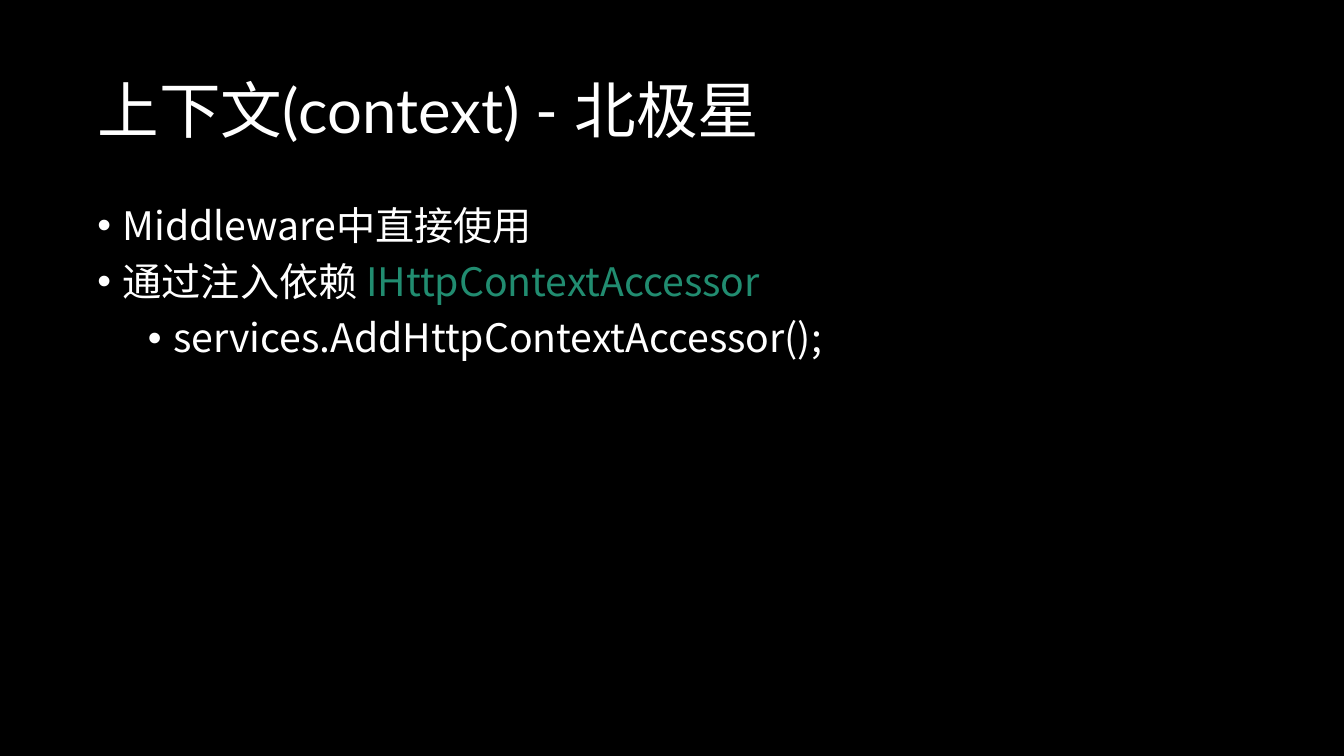
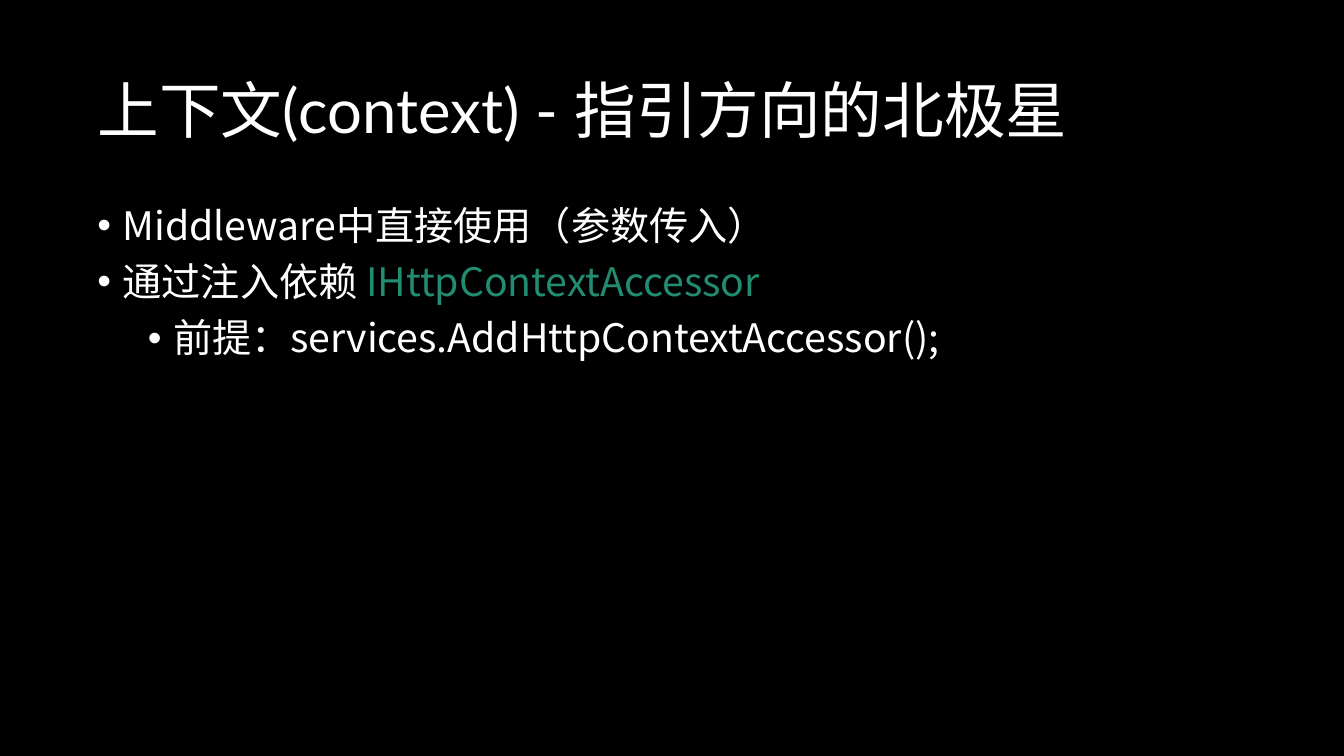
Before and after one commit to winkingzhang/aspnetcorelifecycle, a slide deck: slide 15 of 生命周期指北.pptx. Drawn at 1344x756 pixels with LibreOffice and Linux fonts; fonts in the diff are those of the drawing. Boxes give left, top, right and bottom in pixels: in the first picture for what was removed or moved away, otherwise in the second. Text is boxed around its words. In the diff, an @@ line names an element or a change of style, - is before the commit and + after.

```diff
--- a/生命周期指北.pptx
+++ b/生命周期指北.pptx
@@ title at (97, 81, 1068, 142): text changed @@
-上下文(context) - 北极星
+上下文(context) - 指引方向的北极星
@@ text at (123, 206, 767, 244): text changed @@
-• Middleware中直接使用
+• Middleware中直接使用（参数传入）
@@ text at (173, 319, 939, 361): text changed @@
-  • services.AddHttpContextAccessor();
+  • 前提：services.AddHttpContextAccessor();
```
Also in this commit, not shown: 2 other slides changed, 1 other file.
